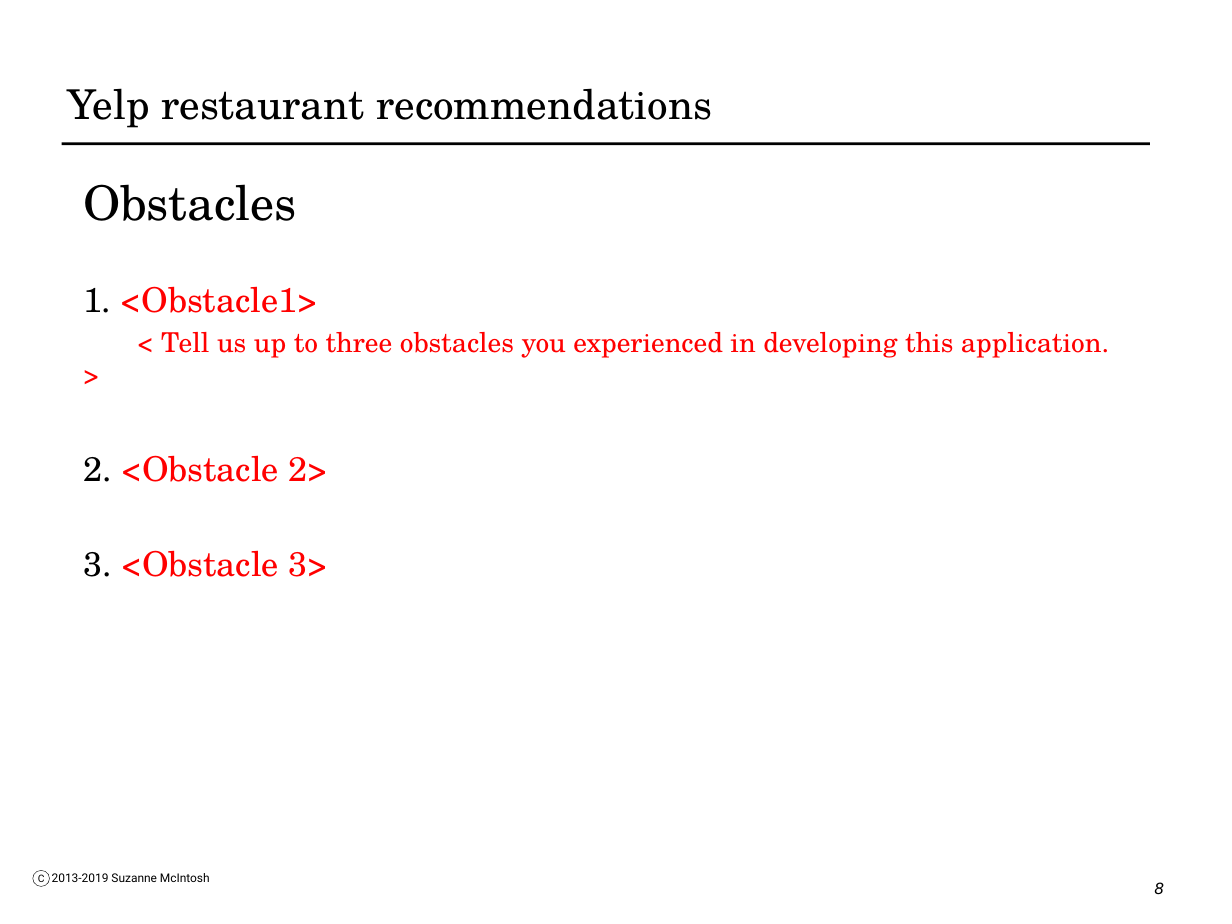
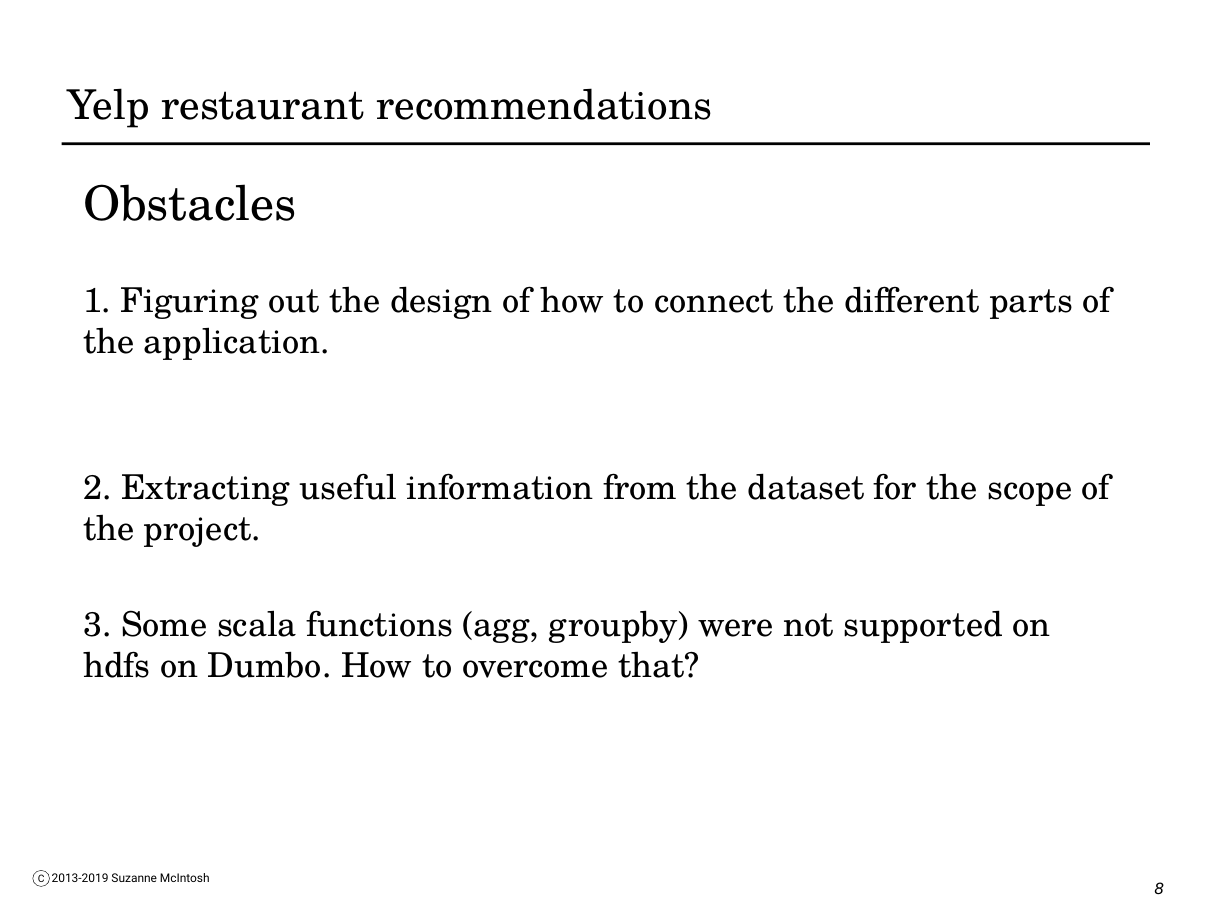
Before and after one commit to kjm177/BDAD, a slide deck: slide 8 of Restaurant-Recommendation-Yelp.pptx. Drawn at 1232x924 pixels with LibreOffice and Linux fonts; fonts in the diff are those of the drawing. Boxes give left, top, right and bottom in pixels: in the first picture for what was removed or moved away, otherwise in the second. Text is boxed around its words. In the diff, an @@ line names an element or a change of style, - is before the commit and + after.

```diff
--- a/Restaurant-Recommendation-Yelp.pptx
+++ b/Restaurant-Recommendation-Yelp.pptx
@@ text at bbox=[83, 286, 1112, 678]: text changed; size 16 to 20 pt; text colour #FF0000 to #000000 @@
-1. <Obstacle1>
-  < Tell us up to three obstacles you experienced in developing this application. >
-2. <Obstacle 2>
-3. <Obstacle 3>
+1. Figuring out the design of how to connect the different parts of the application.
+2. Extracting useful information from the dataset for the scope of the project.
+3. Some scala functions (agg, groupby) were not supported on hdfs on Dumbo. How to overcome that?
```
Also in this commit, not shown: 2 other slides changed.
